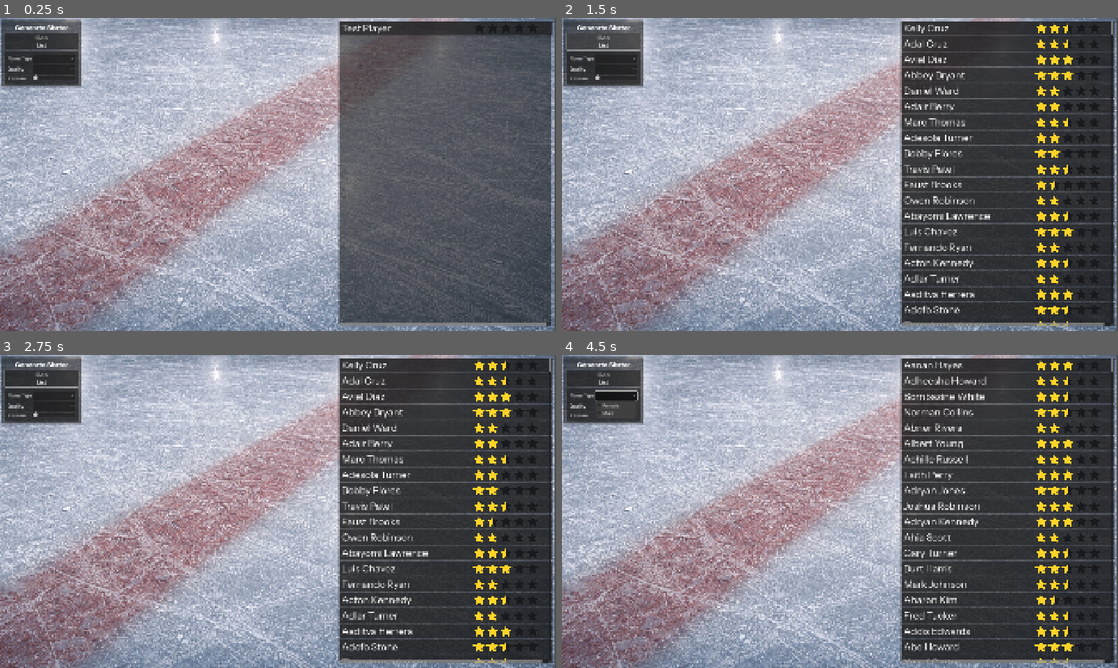
Above: before the commit, frames 1-4 (two rows, left to right).
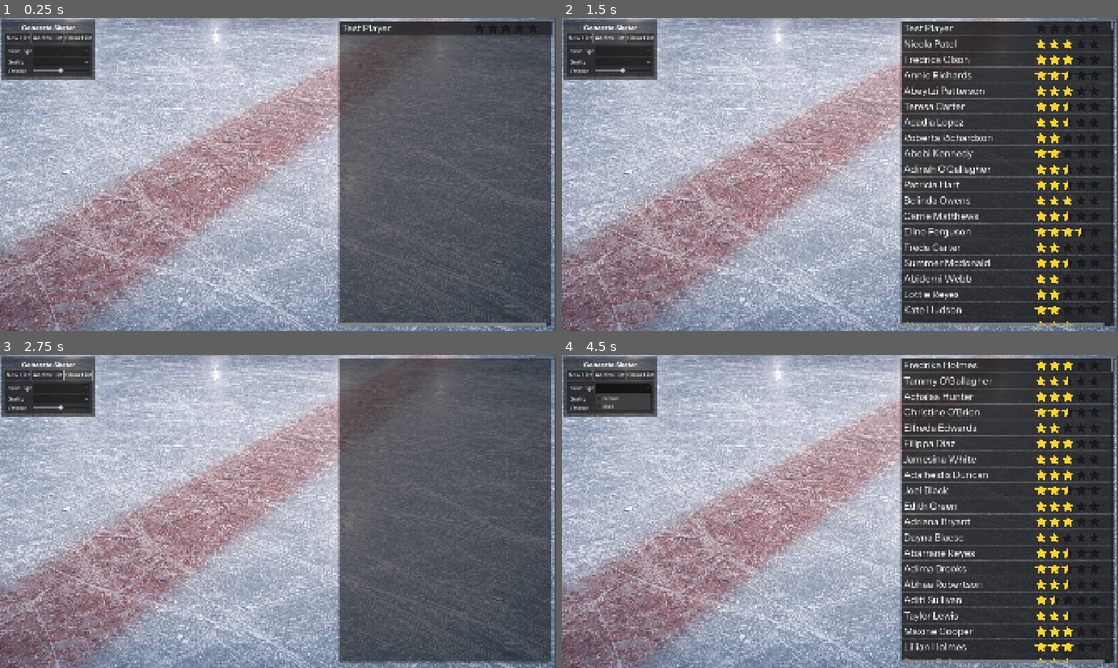
Above: after the commit, the same moments.

Repository: SqueegeeDino/imaginary-hockey-manager
Game: Godot game, scene res://Scenes/scn_Main.tscn
Two runs of this game, one before a commit and one after it. Both use one fixed random seed, a clock stepped at 60 frames per second and the inputs below.
Inputs (mouse positions are in pixels of both pictures, inside the frame that each line leads up to; where the layout moved, square brackets give the same spot in the first picture):
- Up to frame 1 (0.25 s): no input
- Up to frame 2 (1.5 s): click (600, 43) at 0.5 s, where only the run before the commit has a clickable "Gen List"; click (612, 36) at 1.25 s, where only the run after the commit has a clickable "Add to List"
- Up to frame 3 (2.75 s): click (77, 373) at 2 s, where only the run after the commit has a clickable "Clear List"
- Up to frame 4 (4.5 s): click (578, 373) at 2.75 s, where only the run after the commit has a clickable "New List"; click (578, 373) at 3.5 s, where only the run after the commit has a clickable "New List"; click (623, 389) [617, 395] at 4.25 s

The runs differ from the first frame. In frame 1, 1.6% of the frame differs, in the area x 0-18%, y 0-23%; in frame 2, 5.1%; in frame 3, 35%, in the area x 0-100%, y 0-99%; in frame 4, 5.3%.

Commit message:
Player generation options developed
First pass at working with dropdowns and sliders to be able to adjust player generation.

Diff:
--- a/Scenes/scn_Main.tscn
+++ b/Scenes/scn_Main.tscn
@@ -25,7 +25,7 @@
 
 [node name="CanvasLayer" type="CanvasLayer" parent="."]
 
-[node name="Control" type="Control" parent="CanvasLayer" node_paths=PackedStringArray("hideTimer", "nameType", "skaterQuality")]
+[node name="Control" type="Control" parent="CanvasLayer" node_paths=PackedStringArray("hideTimer", "nameType", "skaterQuality", "qualityVariance")]
 layout_mode = 3
 anchors_preset = 0
 offset_right = 40.0
@@ -36,6 +36,7 @@
 hideTimer = NodePath("Timer")
 nameType = NodePath("panelCont_genButtons/MarginContainer/VBoxContainer/panCon_genOp/MarginContainer/Grid_GenOpt/Opt_nameType")
 skaterQuality = NodePath("panelCont_genButtons/MarginContainer/VBoxContainer/panCon_genOp/MarginContainer/Grid_GenOpt/Opt_quality")
+qualityVariance = NodePath("panelCont_genButtons/MarginContainer/VBoxContainer/panCon_genOp/MarginContainer/Grid_GenOpt/Opt_variance")
 player_row_scene = ExtResource("8_my6b3")
 metadata/label_int = NodePath("panel_playerCard/VBoxContainer/MarginContainer/GridContainer/HBox_Int/cardLabel_int")
 metadata/label_phys = NodePath("panel_playerCard/VBoxContainer/MarginContainer/GridContainer/HBox_Phys/cardLabel_phys")
@@ -67,11 +68,27 @@
 text = "Generate Skater"
 horizontal_alignment = 1
 
-[node name="button_500" type="Button" parent="CanvasLayer/Control/panelCont_genButtons/MarginContainer/VBoxContainer"]
-layout_mode = 2
+[node name="HBoxContainer" type="HBoxContainer" parent="CanvasLayer/Control/panelCont_genButtons/MarginContainer/VBoxContainer"]
+layout_mode = 2
+
+[node name="btn_listNew" type="Button" parent="CanvasLayer/Control/panelCont_genButtons/MarginContainer/VBoxContainer/HBoxContainer"]
+layout_mode = 2
+size_flags_horizontal = 3
+tooltip_text = "Clear and generate new list with options"
 theme = SubResource("Theme_pelmd")
-text = "Gen
-List"
+text = "New List"
+
+[node name="btn_listAdd" type="Button" parent="CanvasLayer/Control/panelCont_genButtons/MarginContainer/VBoxContainer/HBoxContainer"]
+layout_mode = 2
+size_flags_horizontal = 3
+tooltip_text = "Add a single item to existing list"
+text = "Add to List"
+
+[node name="btn_listClear" type="Button" parent="CanvasLayer/Control/panelCont_genButtons/MarginContainer/VBoxContainer/HBoxContainer"]
+layout_mode = 2
+size_flags_horizontal = 3
+tooltip_text = "Clear current list"
+text = "Clear List"
 
 [node name="panCon_genOp" type="PanelContainer" parent="CanvasLayer/Control/panelCont_genButtons/MarginContainer/VBoxContainer"]
 layout_mode = 2
@@ -103,21 +120,31 @@
 [node name="Opt_quality" type="OptionButton" parent="CanvasLayer/Control/panelCont_genButtons/MarginContainer/VBoxContainer/panCon_genOp/MarginContainer/Grid_GenOpt"]
 layout_mode = 2
 size_flags_horizontal = 3
-item_count = 3
+item_count = 4
 popup/item_0/text = "Normal"
 popup/item_0/id = 0
 popup/item_1/text = "Good"
 popup/item_1/id = 1
 popup/item_2/text = "Bad"
 popup/item_2/id = 2
+popup/item_3/text = "Random"
+popup/item_3/id = 3
 
 [node name="Lbl_variance" type="Label" parent="CanvasLayer/Control/panelCont_genButtons/MarginContainer/VBoxContainer/panCon_genOp/MarginContainer/Grid_GenOpt"]
 layout_mode = 2
+tooltip_text = "Individual player stat variance"
+mouse_filter = 1
 text = "Variance"
 
 [node name="Opt_variance" type="HSlider" parent="CanvasLayer/Control/panelCont_genButtons/MarginContainer/VBoxContainer/panCon_genOp/MarginContainer/Grid_GenOpt"]
 layout_mode = 2
 size_flags_horizontal = 3
+tooltip_text = "Individual player stat variance"
+min_value = 0.01
+max_value = 0.5
+step = 0.01
+value = 0.25
+tick_count = 5
 
 [node name="panel_playerList" type="Panel" parent="CanvasLayer/Control"]
 layout_mode = 0
@@ -242,4 +269,6 @@
 wait_time = 0.2
 one_shot = true
 
-[connection signal="pressed" from="CanvasLayer/Control/panelCont_genButtons/MarginContainer/VBoxContainer/button_500" to="CanvasLayer/Control" method="_on_generate_list_pressed"]
+[connection signal="pressed" from="CanvasLayer/Control/panelCont_genButtons/MarginContainer/VBoxContainer/HBoxContainer/btn_listNew" to="CanvasLayer/Control" method="_on_generate_list_" binds= [true]]
+[connection signal="pressed" from="CanvasLayer/Control/panelCont_genButtons/MarginContainer/VBoxContainer/HBoxContainer/btn_listAdd" to="CanvasLayer/Control" method="_on_generate_list_" binds= [false]]
+[connection signal="pressed" from="CanvasLayer/Control/panelCont_genButtons/MarginContainer/VBoxContainer/HBoxContainer/btn_listClear" to="CanvasLayer/Control" method="_clear_player_list"]
--- a/Scripts/Players/player_gen_panel.gd
+++ b/Scripts/Players/player_gen_panel.gd
@@ -1,9 +1,11 @@
 extends Control
 class_name PlayerGen
 
+# Public (editor) parameters
 @export var hideTimer: Timer # Timer for delaying before hiding UI items
 @export var nameType: OptionButton
 @export var skaterQuality: OptionButton
+@export var qualityVariance: HSlider
 @export var player_row_scene: PackedScene  # assign PlayerRow.tscn in inspector
 # Drag these in via the Inspector OR use the NodePath version below.
 @onready var player_list_vbox: VBoxContainer = %vBox_playerList
@@ -44,12 +46,12 @@
 	#button_bad.pressed.connect(_on_generate_bad_pressed)
 	#button_500.pressed.connect(_on_generate_500_pressed)
 
-func _make_cfg(bias: float) -> PlayerGenerator.GeneratorConfig:
+func _make_cfg(bias: float, mean: float, spread: float) -> PlayerGenerator.GeneratorConfig:
 	var cfg := PlayerGenerator.GeneratorConfig.new()
 	cfg.stat_min = 1
 	cfg.stat_max = 99
-	cfg.base_mean = 0.55
-	cfg.spread = 0.18
+	cfg.base_mean = mean
+	cfg.spread = spread
 	cfg.bias = bias
 	return cfg
 
@@ -60,8 +62,8 @@
 	label_def.text = str(p.defense)
 	label_off.text = str(p.offense)
 
-func _generate_and_show(bias: float, name_index: int) -> void:
-	var cfg := _make_cfg(bias)
+func _generate_and_show(bias: float, mean:float, spread:float, name_index: int) -> void:
+	var cfg := _make_cfg(bias,mean,spread)
 	last_player = generator.generate_profile(
 		rng,
 		cfg,
@@ -74,7 +76,9 @@
 func _on_generate_skater_pressed() -> void:
 	var nT = nameType.get_selected_id()
 	var q = skaterQuality.get_selected_id()
+	var qV = qualityVariance.value
 
+	# Set player quality bies based on the option menu index
 	if q == 1:
 		bias = 0.8
 	elif q == 2:
@@ -82,7 +86,7 @@
 	else:
 		bias = 0.0
 
-	_generate_and_show(bias, nT)
+	_generate_and_show(bias, 0.55, qV, nT)
 	print("Name Type:", nT)
 	print("Bias Index:", q)
 	print("Bias:", bias)
@@ -110,19 +114,40 @@
 		child.queue_free()
 	print("[Player Gen] Player list cleared")
 
-func _on_generate_list_pressed() -> void:
+func _on_generate_list_(isClear: bool) -> void:
+	var nT = nameType.get_selected_id()
+	var q = skaterQuality.get_selected_id()
+	# Variance controls individual player stat variance
+	# Low variance means all their stats will be similar values, while high variance allows for a greater range
+	var qV = qualityVariance.value
+
+	# Set player quality bias based on the option menu index
+	if q == 1:
+		bias = 0.9
+	elif q == 2:
+		bias = -0.9
+	else:
+		bias = 0.0
+
+	print("--------------")
+	print("Name Type:", nT)
+	print("Bias Index:", q)
+	print("Bias:", bias)
+	print("Skill Variance: ", qV)
+
 	# 1) generate batch
-	var cfg := _make_cfg(0.0) # your existing config maker
+	var cfg := _make_cfg(bias, 0.55, qV) # your existing config maker
 	var count := 500
 
 	# name_index 0 female full, 1 male full — pick one for now:
 	var name_index := 1
 
-	players_cache = generator.generate_many(rng, cfg, count, next_id, name_index)
+	players_cache = generator.generate_many(rng, cfg, count, next_id, nT)
 	next_id += count
 
 	# 2) build UI list
-	_clear_player_list()
+	if isClear: # Wipe the list if desired
+		_clear_player_list()
 
 	for p in players_cache:
 		var row_node := player_row_scene.instantiate()
